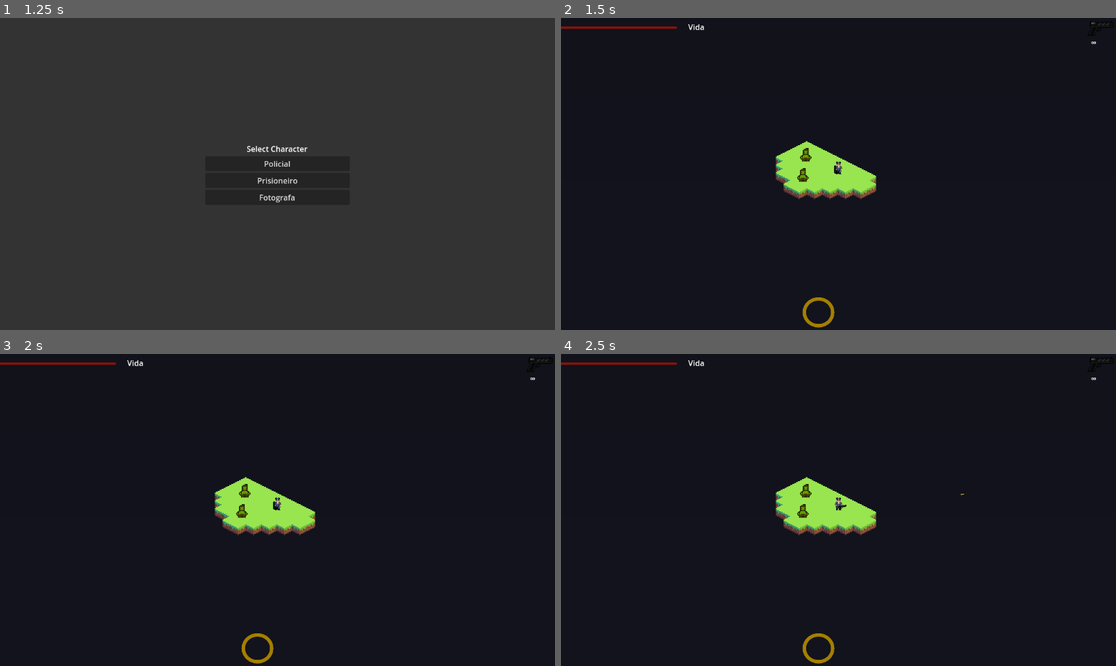
Above: before the commit, frames 1-4 (two rows, left to right).
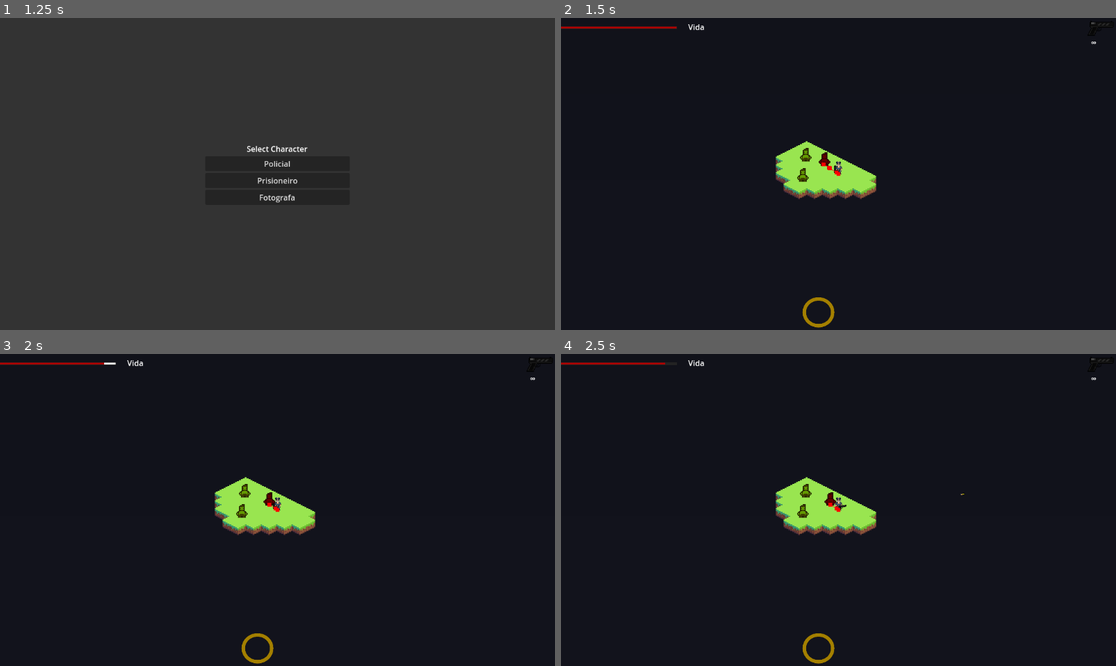
Above: after the commit, the same moments.

Repository: Kennykiller36/project-rogue-zombie
Game: Godot game, scene res://scenes/main_menu_scene/main_menu.tscn
The game is run twice, just before and just after one commit, with the same random seed, the same clock (stepped at 60 frames per second) and the same inputs.
Inputs (mouse positions are in pixels of both pictures, inside the frame that each line leads up to):
- Up to frame 1 (1.25 s): click "Start Game" at 0.5 s
- Up to frame 2 (1.5 s): click "Policial" at 1.25 s
- Up to frame 3 (2 s): no input
- Up to frame 4 (2.5 s): tap Enter at 2 s; move the mouse to (960, 494) at 2.02 s; press the mouse at (960, 494) at 2.03 s

Frame 1 is identical in both runs. In frame 2, 0.1% of the frame differs, in the area x 46-51%, y 42-51%; in frame 3, 0.1%, in the area x 18-51%, y 2-51%; in frame 4, 0.1%.

Commit message:
Update da logica de dano nas armas

Diff:
--- a/entidades/arma/arma.gd
+++ b/entidades/arma/arma.gd
@@ -58,7 +58,6 @@
 	var spread_step := 0.0
 	if weapon_data.bullets_per_shot > 1:
 		spread_step = weapon_data.spread / (weapon_data.bullets_per_shot - 1)
-
 	var start_angle := rotation - (weapon_data.spread * 0.5)
 
 	for i in range(weapon_data.bullets_per_shot):
@@ -66,6 +65,7 @@
 		get_tree().current_scene.add_child(bullet)
 		bullet.global_position = global_position
 		bullet.rotation = start_angle + (spread_step * i)
+		bullet.dano = weapon_data.base_damage
 
 	if !weapon_data.infinite_ammo:
 		municao_atual = max(municao_atual - 1, 0)
--- a/entidades/arma/pistol.tres
+++ b/entidades/arma/pistol.tres
@@ -1,14 +1,14 @@
-[gd_resource type="Resource" script_class="WeaponData" load_steps=5 format=3 uid="uid://dv70eq0bnnnp2"]
+[gd_resource type="Resource" script_class="WeaponData" load_steps=4 format=3 uid="uid://dv70eq0bnnnp2"]
 
-[ext_resource type="Script" uid="uid://ckk24hwpo4osh" path="res://entidades/items/item_data.gd" id="1_1jagv"]
 [ext_resource type="PackedScene" uid="uid://dk6cmeky32ua4" path="res://entidades/bala/bullet.tscn" id="1_abtvb"]
 [ext_resource type="Texture2D" uid="uid://cdydv2u8bxcah" path="res://sprites/armas/gun_sprite.png" id="2_1jagv"]
 [ext_resource type="Script" uid="uid://f0okiqv4rnoe" path="res://entidades/arma/weapon_data.gd" id="2_2p3ty"]
 
 [resource]
 script = ExtResource("2_2p3ty")
-bullet_scene = ExtResource("1_abtvb")
+base_damage = 50
+fire_rate = 0.5
 max_ammo = 3
 infinite_ammo = true
-fire_rate = 0.5
+bullet_scene = ExtResource("1_abtvb")
 gun_texture = ExtResource("2_1jagv")
--- a/entidades/arma/shotgun.tres
+++ b/entidades/arma/shotgun.tres
@@ -6,9 +6,10 @@
 
 [resource]
 script = ExtResource("1_weapon_data")
-bullet_scene = ExtResource("2_bullet")
+base_damage = 100
+fire_rate = 1.2
 max_ammo = 3
-fire_rate = 1.2
 bullets_per_shot = 3
 spread = 0.5
+bullet_scene = ExtResource("2_bullet")
 gun_texture = ExtResource("2_slisx")
--- a/entidades/arma/smg.tres
+++ b/entidades/arma/smg.tres
@@ -6,8 +6,9 @@
 
 [resource]
 script = ExtResource("3_46t4k")
+base_damage = 20
+fire_rate = 0.12
+max_ammo = 60
+spread = 0.05
 bullet_scene = ExtResource("1_y4tnp")
-max_ammo = 60
-fire_rate = 0.12
-spread = 0.05
 gun_texture = ExtResource("2_y4tnp")
--- a/entidades/arma/weapon_data.gd
+++ b/entidades/arma/weapon_data.gd
@@ -1,11 +1,12 @@
 extends Resource
 class_name WeaponData
 
-@export var bullet_scene: PackedScene
+@export var base_damage: int = 10
+@export var fire_rate: float = 0.2
 @export var max_ammo: int = 10
 @export var infinite_ammo: bool = false
-@export var fire_rate: float = 0.2
 @export var bullets_per_shot: int = 1
 @export var spread: float = 0.0
+@export var bullet_scene: PackedScene
 @export var gun_texture: Texture2D
-@export var attachments: Array[ItemData] = []
+@export var attachments: Array = []
--- a/entidades/bala/bullet.gd
+++ b/entidades/bala/bullet.gd
@@ -1,18 +1,16 @@
 extends Node2D
 
-const SPEED: int=300
-@export var dano:int
-
+const SPEED := 300
+@export var dano: int
 
 func _process(delta: float) -> void:
-	position+= transform.x*SPEED*delta
-
+	position += transform.x * SPEED * delta
 
 func _on_visible_on_screen_notifier_2d_screen_exited() -> void:
 	queue_free()
-
 
 func _on_area_2d_area_entered(area: Area2D) -> void:
 	if area.is_in_group("inimigo"):
 		var inimigo = area.get_parent()
 		inimigo.diminuir_vida(dano)
+		queue_free()
--- a/entidades/items/mod_de_arma/WeaponModData.gd
+++ b/entidades/items/mod_de_arma/WeaponModData.gd
@@ -1,7 +1,7 @@
 extends ItemData
 class_name WeaponModData
 
-enum Stat { FIRE_RATE, MAX_AMMO, DAMAGE, RELOAD_SPEED }
+enum Stat { FIRE_RATE, DAMAGE }
 
 @export var stat: Stat
 @export var multiplier: float = 1.0
@@ -10,5 +10,11 @@
 func apply_to_weapon(weapon_data: WeaponData):
 	match stat:
 		Stat.FIRE_RATE:
+			var old_fire_rate := weapon_data.fire_rate
 			weapon_data.fire_rate *= multiplier
 			weapon_data.fire_rate += flat_bonus
+			print("Fire rate changed from %.2f to %.2f"% [old_fire_rate, weapon_data.fire_rate])
+		Stat.DAMAGE:
+			var old_damage := weapon_data.base_damage
+			weapon_data.base_damage = int(weapon_data.base_damage * multiplier + flat_bonus)
+			print("Damage changed from %d to %d" % [old_damage, weapon_data.base_damage])
--- a/scenes/test_scene/test_scene.tscn
+++ b/scenes/test_scene/test_scene.tscn
@@ -8,6 +8,7 @@
 [ext_resource type="PackedScene" uid="uid://qf84jogtbtmc" path="res://entidades/npc_dialogo/npc_da_run.tscn" id="7_vrddd"]
 [ext_resource type="PackedScene" uid="uid://o0t4nhk5iafk" path="res://entidades/mercante/npc_mercante.tscn" id="8_ork3v"]
 [ext_resource type="Resource" uid="uid://c5b22pb2nx8ov" path="res://entidades/player/policial.tres" id="8_policial"]
+[ext_resource type="PackedScene" uid="uid://8hjx4iv8ysv0" path="res://entidades/zumbi/zumbi.tscn" id="9_a0rq3"]
 
 [sub_resource type="NavigationPolygon" id="NavigationPolygon_wgdak"]
 vertices = PackedVector2Array(8, 0, 0, 4, -8, 0, 0, -4)
@@ -77,11 +78,6 @@
 
 [node name="UIDialogo" parent="." instance=ExtResource("6_vrddd")]
 visible = false
-anchors_preset = 8
-anchor_left = 0.5
-anchor_top = 0.5
-anchor_right = 0.5
-anchor_bottom = 0.5
 offset_left = -29.0
 offset_top = -29.0
 offset_right = 29.0
@@ -89,3 +85,6 @@
 
 [node name="npc_mercante" parent="." instance=ExtResource("8_ork3v")]
 position = Vector2(-20, -19)
+
+[node name="Zumbi" parent="." instance=ExtResource("9_a0rq3")]
+position = Vector2(0, -37)
Not shown: 1 places in scenes/test_scene/test_scene.tscn that only renumber resources
